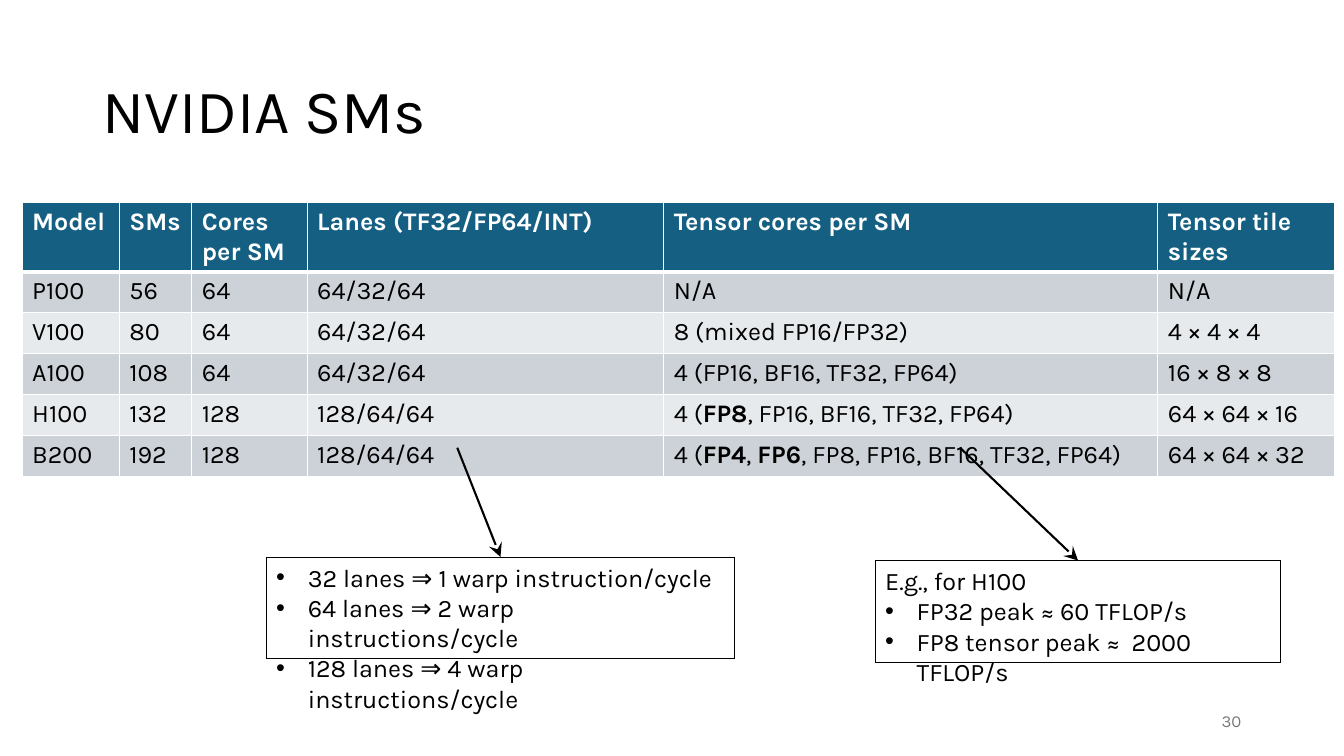
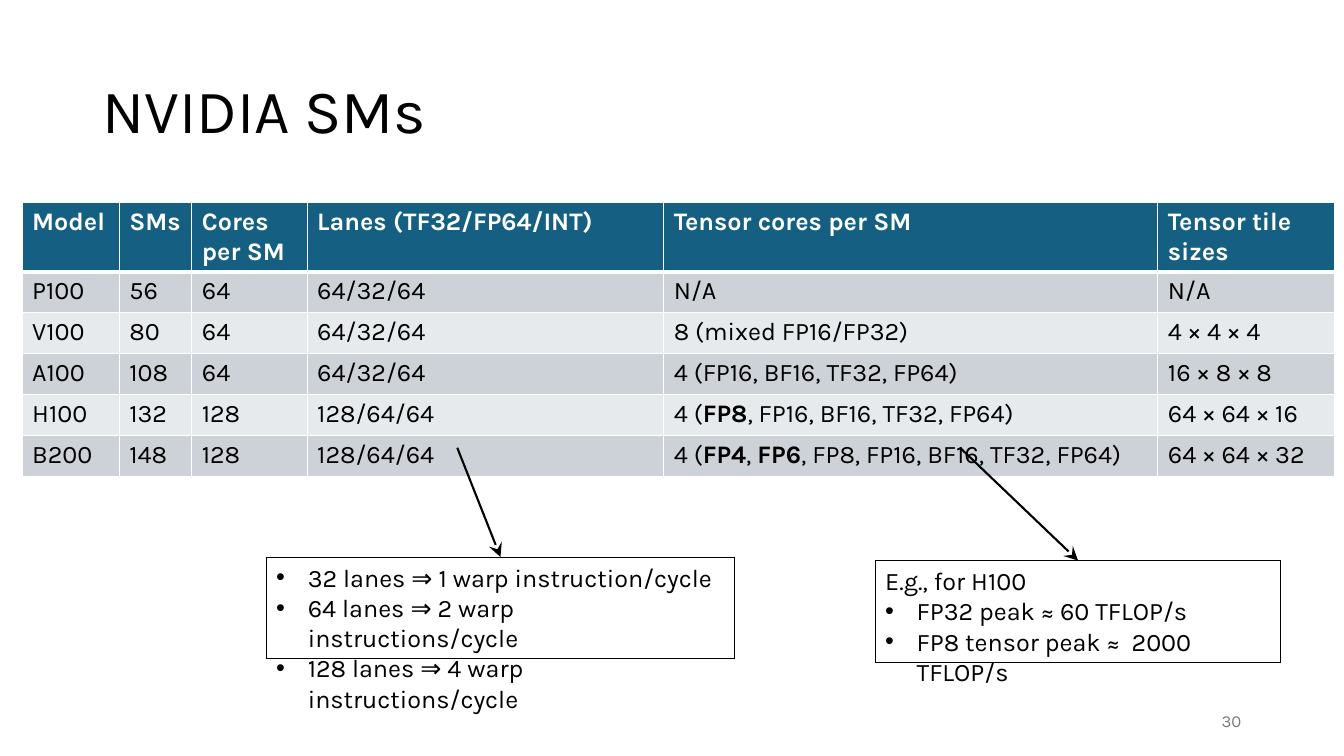
Before and after one commit to gjbex/GPU-programming, a slide deck: slide 30 of gpu_programming.pptx. Drawn at 1344x756 pixels with LibreOffice and Linux fonts; fonts in the diff are those of the drawing. Boxes give left, top, right and bottom in pixels: in the first picture for what was removed or moved away, otherwise in the second. Text is boxed around its words. In the diff, an @@ line names an element or a change of style, - is before the commit and + after.

```diff
--- a/gpu_programming.pptx
+++ b/gpu_programming.pptx
@@ table at [22,203,1336,478] @@
-row 6, column 2: 192
+row 6, column 2: 148
```
Also in this commit, not shown: 1 other slide changed.
